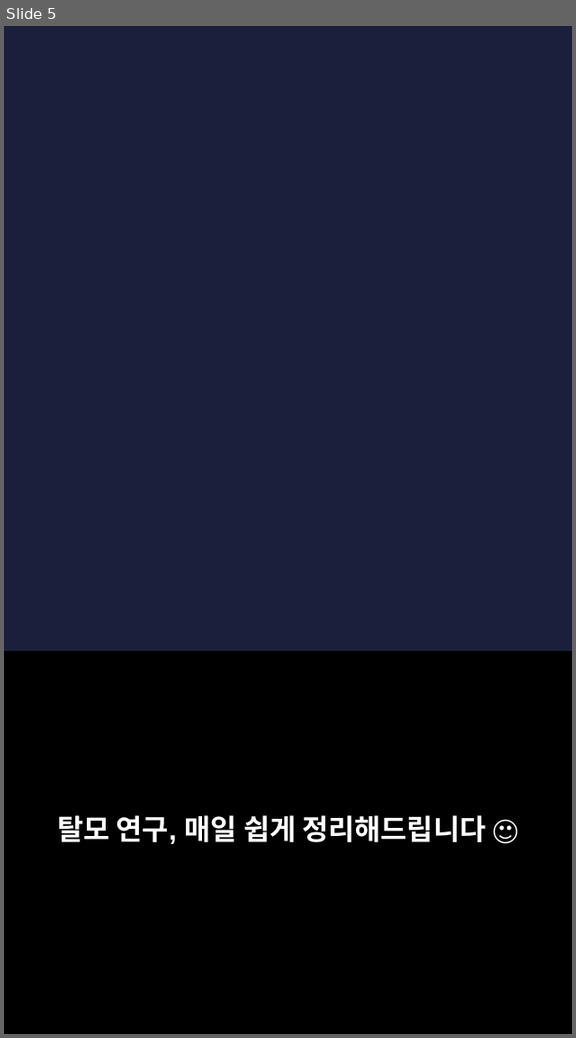
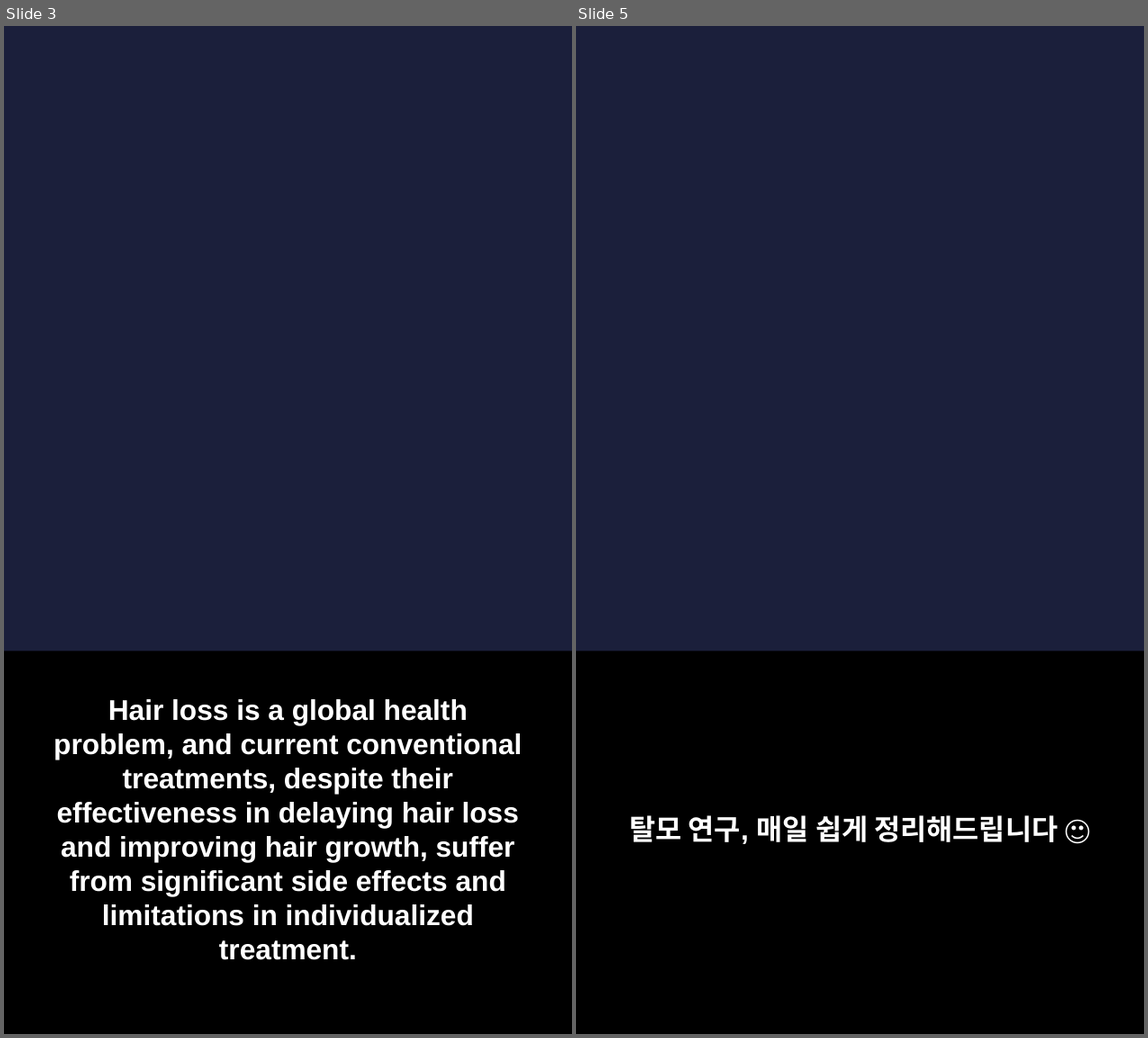
Before and after one commit to hyokang2010-BJ-ANTH/product-builder-test, a slide deck: pwa/data/latest/slides.pptx. Shown side by side, each under a label of ours: slide 5 before the commit, slides 3 and 5 after it; the slides between them are not shown. The pictures are 576x1038 and 1148x1038 pixels, drawn with LibreOffice and Linux fonts; fonts in the diff are those of the drawing; background and template pictures are left out. Boxes give left, top, right and bottom in pixels: in the first picture for what was removed or moved away, otherwise in the second. Text is boxed around its words. In the diff, an @@ line names an element or a change of style, - is before the commit and + after.

```diff
--- a/pwa/data/latest/slides.pptx
+++ b/pwa/data/latest/slides.pptx
@@ slide 3 added at <box>4,26,572,1034</box>, background picture (left out) @@
@@ rectangle added at <box>4,652,572,1034</box>, fill #000000 @@
@@ text added at <box>54,699,522,960</box>, 22 pt, text #FFFFFF, bold @@
+Hair loss is a global health problem, and current conventional treatments, despite their effectiveness in delaying hair loss and improving hair growth, suffer from significant side effects and limitations in individualized treatment.
```
Also in this commit, not shown: 2 slides changed, 4 other slides added, 4 slides removed, 26 other files.
